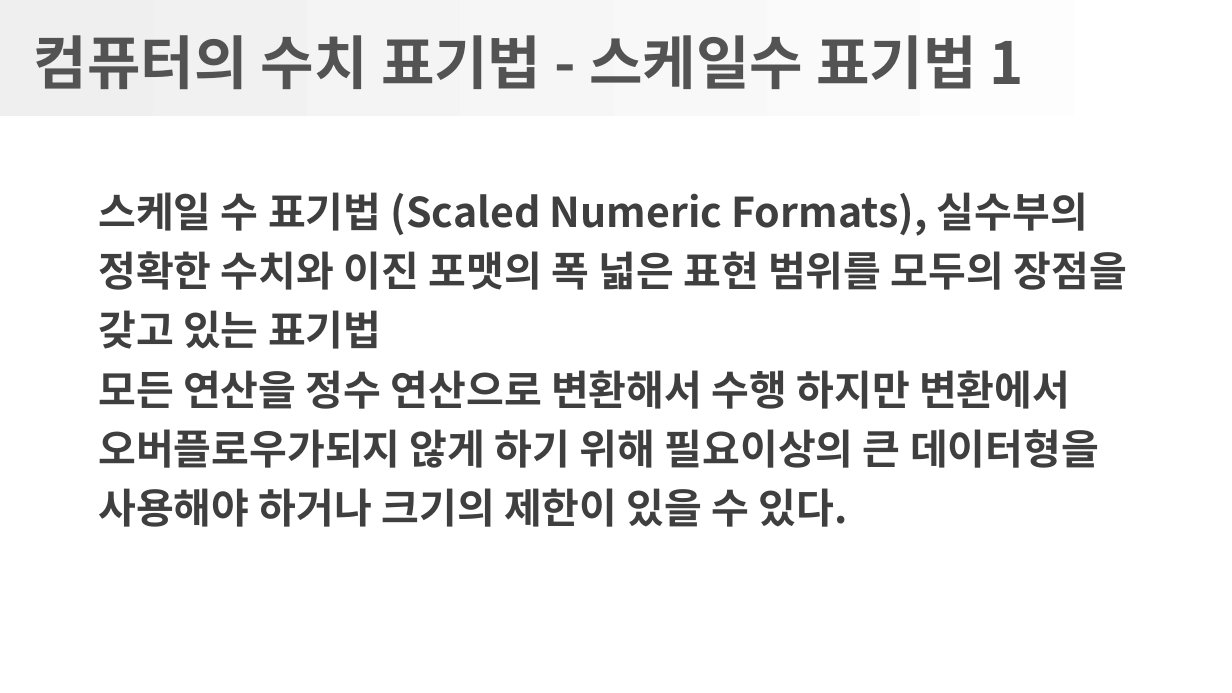
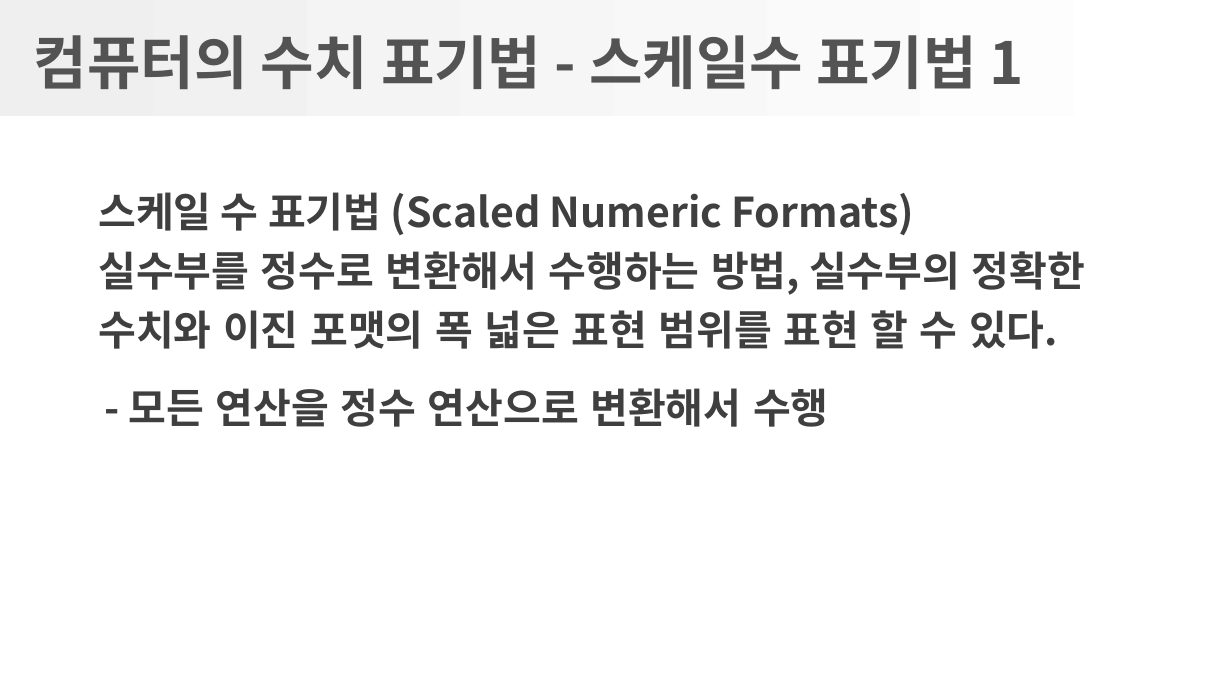
Before and after one commit to gatherKnowledge/Presentation, a slide deck: slide 39 of GreatCode/1-2장_수치표기법.pptx. Drawn at 1232x693 pixels with LibreOffice and Linux fonts; fonts in the diff are those of the drawing; background and template pictures are left out. Boxes give left, top, right and bottom in pixels: in the first picture for what was removed or moved away, otherwise in the second. Text is boxed around its words. In the diff, an @@ line names an element or a change of style, - is before the commit and + after.

```diff
--- a/GreatCode/1-2장_수치표기법.pptx
+++ b/GreatCode/1-2장_수치표기법.pptx
@@ text at (98, 192, 1085, 349): text changed @@
-스케일 수 표기법 (Scaled Numeric Formats), 실수부의 정확한 수치와 이진 포맷의 폭 넓은 표현 범위를 모두의 장점을 갖고 있는 표기법
-모든 연산을 정수 연산으로 변환해서 수행 하지만 변환에서 오버플로우가되지 않게 하기 위해 필요이상의 큰 데이터형을 사용해야 하거나 크기의 제한이 있을 수 있다.
+스케일 수 표기법 (Scaled Numeric Formats)
+실수부를 정수로 변환해서 수행하는 방법, 실수부의 정확한 수치와 이진 포맷의 폭 넓은 표현 범위를 표현 할 수 있다.
@@ text added at (129, 388, 829, 427), 24 pt, text #3F3F3F, bold @@
+- 모든 연산을 정수 연산으로 변환해서 수행
```
Also in this commit, not shown: 11 other slides changed, 1 slide added, 30 slides removed, 2 other files.
